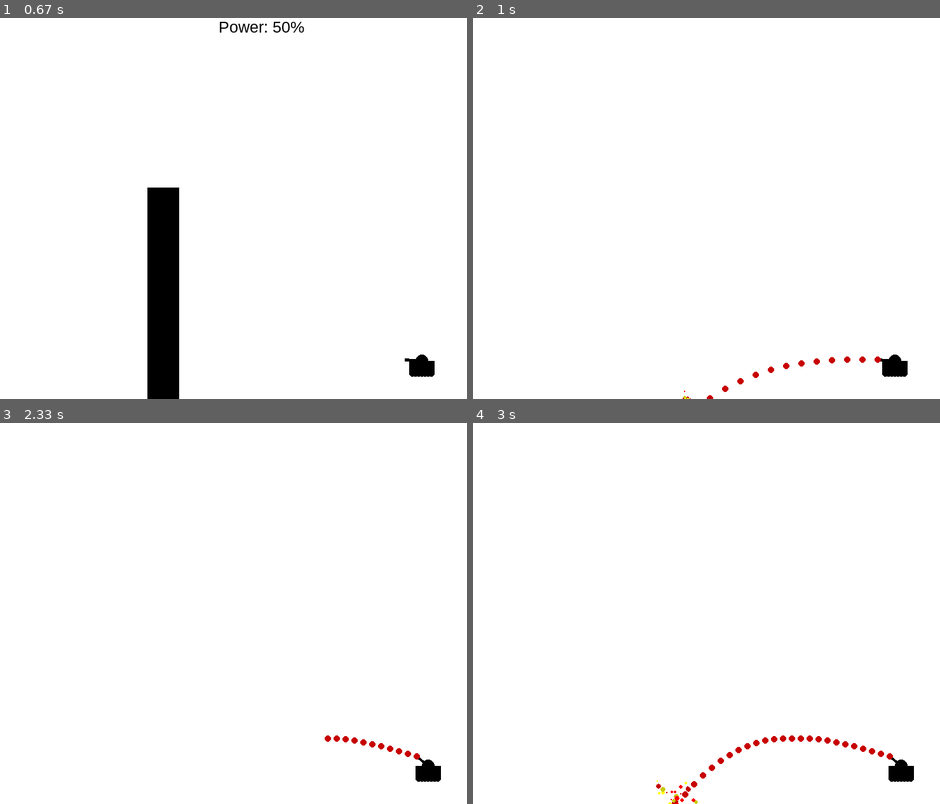
Above: before the commit, frames 1-4 (two rows, left to right).
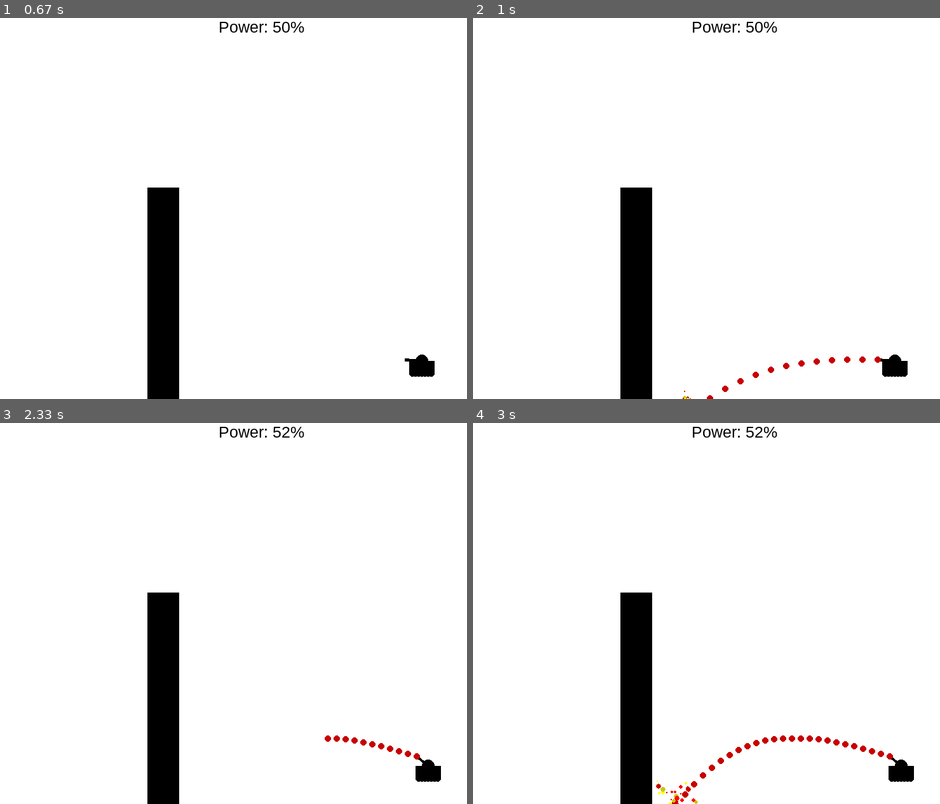
Above: after the commit, the same moments.

Repository: ioarun/pygame-robotics
Game: pygame game, started from tank-game/tank-game.py
The game is run twice, just before and just after one commit, with the same random seed, the same clock (stepped at 60 frames per second) and the same inputs. The source is Python 2; it was converted automatically to run under Python 3.
Inputs:
- Up to frame 1 (0.67 s): click "play" at 0.42 s
- Up to frame 2 (1 s): tap Space at 0.67 s
- Up to frame 3 (2.33 s): hold Right 1-1.47 s; hold D 1-1.47 s; hold Up 1.5-1.97 s; hold Right from 2 s (still down); hold D from 2 s (still down); tap Space at 2.07 s
- Up to frame 4 (3 s): tap Space at 2.37 s; release Right at 2.47 s; release D at 2.47 s

Frame 1 is identical in both runs. In frame 2, 4.0% of the frame differs, in the area x 31-66%, y 1-100%; in frame 3, 4.0%; in frame 4, 4.0%.

Commit message:
Add barrier collision

Diff:
--- a/tank-game/tank-game.py
+++ b/tank-game/tank-game.py
@@ -141,7 +141,7 @@
 def barrier(xlocation, randomHeight, barrier_width):
 	pygame.draw.rect(gameDisplay, black,[xlocation, display_height-randomHeight, barrier_width, randomHeight])
 
-def explosion(x, y):
+def explosion(x, y, size=50):
 	explode = True
 
 	while explode:
@@ -156,7 +156,7 @@
 
 		magnitude = 1
 
-		while magnitude < 50:
+		while magnitude < size:
 			exploding_bit_x = x + random.randrange(-1*magnitude, magnitude)
 			exploding_bit_y = y + random.randrange(-1*magnitude, magnitude)
 
@@ -194,7 +194,7 @@
 		pygame.display.update()
 		clock.tick(60)
 
-def fireShell2(xy, tankx, tanky, turPos, gun_power):
+def fireShell2(xy, tankx, tanky, turPos, gun_power, xlocation, barrier_width, randomHeight):
 	fire = True
 
 	startingShell = list(xy) # from tuple to list conversion
@@ -218,12 +218,23 @@
 			hit_y = int(display_height)
 			print "Last shell:", startingShell[0], startingShell[1]
 			print "Impact:", hit_x, hit_y
-
 			explosion(hit_x, hit_y)
-
-
 			fire = False
 
+
+		check_x_1 = startingShell[0] <= xlocation +  barrier_width
+		check_x_2 = startingShell[0] >= xlocation
+
+		check_y_1 = startingShell[1] <= display_height
+		check_y_2 = startingShell[1] >= display_height -randomHeight
+
+		if check_x_1 and check_x_2 and check_y_1 and check_y_2:
+			hit_x = int(startingShell[0])
+			hit_y = int(startingShell[1])
+			print "Last shell:", startingShell[0], startingShell[1]
+			print "Impact:", hit_x, hit_y
+			explosion(hit_x, hit_y)
+			fire = False
 
 		pygame.display.update()
 		clock.tick(60)
@@ -347,9 +358,6 @@
 	barrier_width = 50
 
 	while not gameExit:
-
-		gameDisplay.fill(white)
-		gun = tank(mainTankX, mainTankY, currentTurPos)
 
 		if gameOver == True:
 			message_to_screen("Game over.", red, y_displace=-50, size="large")
@@ -388,7 +396,7 @@
 				elif event.key == pygame.K_SPACE:
 					# argument = turret location
 					# fireShell(gun, mainTankX, mainTankY, currentTurPos, fire_power)
-					fireShell2(gun, mainTankX, mainTankY, currentTurPos, fire_power)
+					fireShell2(gun, mainTankX, mainTankY, currentTurPos, fire_power, xlocation, barrier_width, randomHeight)
 
 				elif event.key == pygame.K_a:
 					power_change = -1
@@ -418,6 +426,11 @@
 		if mainTankX - (tankWidth/2)  < xlocation + barrier_width:
 			mainTankX += 5
 
+
+		gameDisplay.fill(white)
+		gun = tank(mainTankX, mainTankY, currentTurPos)
+
+
 		fire_power += power_change
 
 		# display the fire_power
